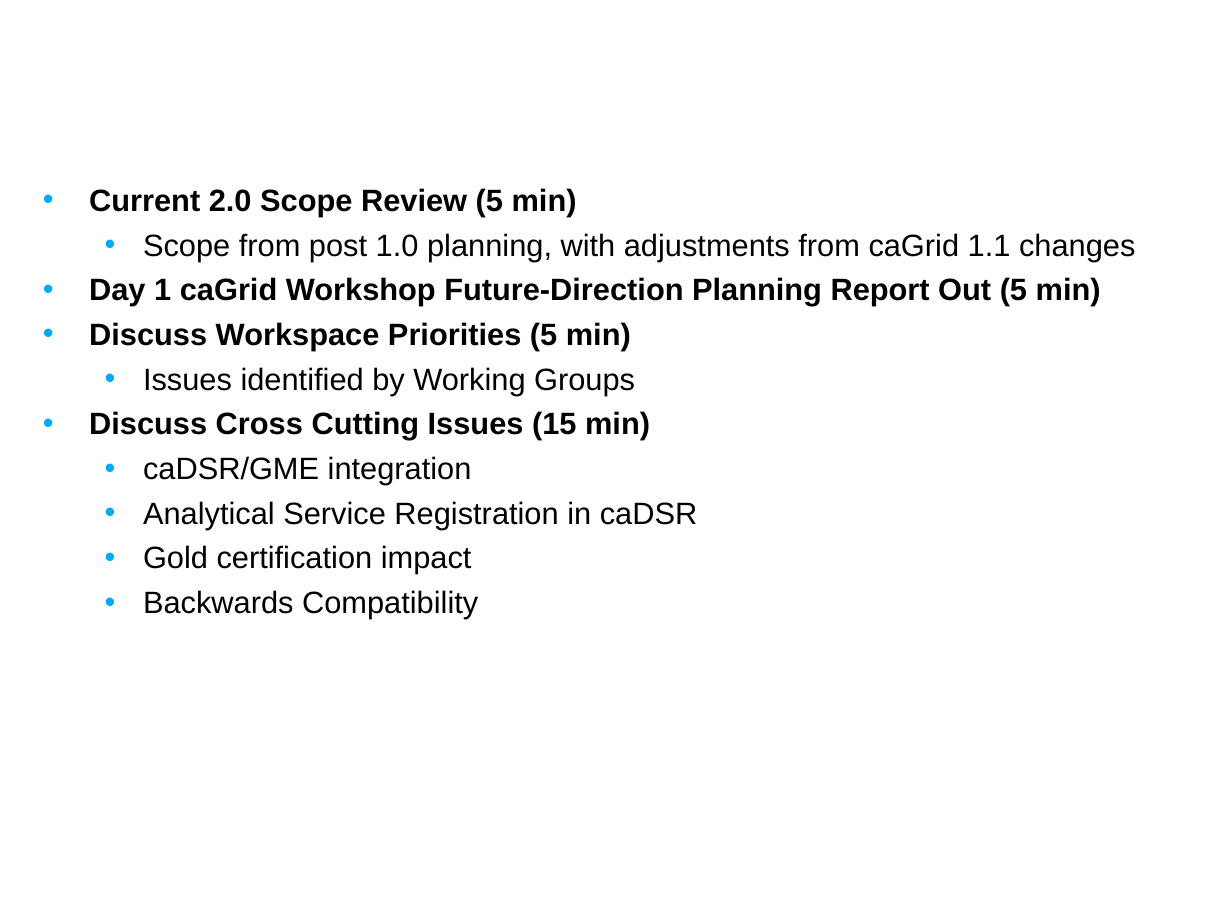
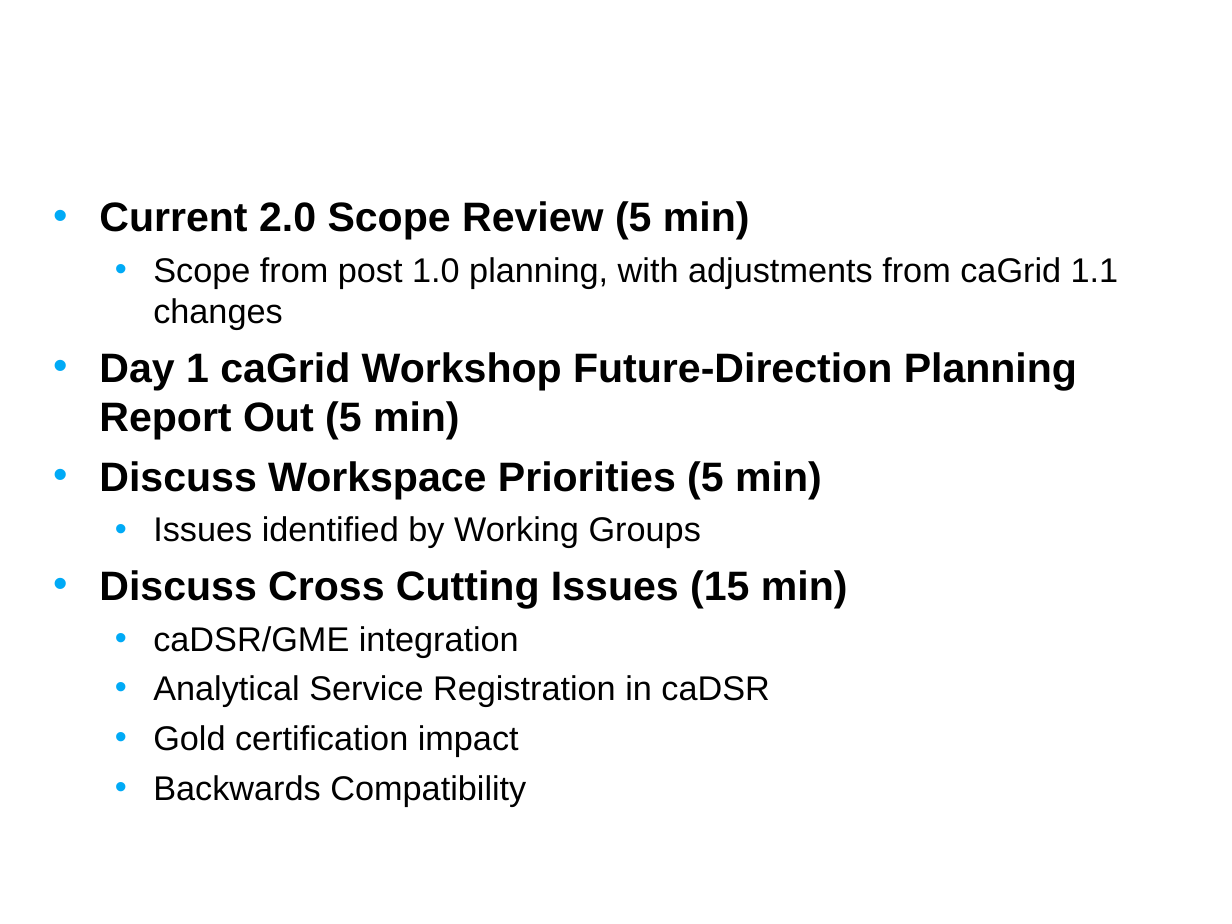
Before and after one commit to NCIP/cagrid-portal, a slide deck: slide 2 of cagrid-1-0/Documentation/presentations/200708_VCDE_ARCH/20070807_Day2_caGrid-2.0_Plans.ppt. Drawn at 1232x924 pixels with LibreOffice and Linux fonts; fonts in the diff are those of the drawing; background and template pictures are left out. Boxes give left, top, right and bottom in pixels: in the first picture for what was removed or moved away, otherwise in the second. Text is boxed around its words. In the diff, an @@ line names an element or a change of style, - is before the commit and + after.

```diff
--- a/cagrid-1-0/Documentation/presentations/200708_VCDE_ARCH/20070807_Day2_caGrid-2.0_Plans.ppt
+++ b/cagrid-1-0/Documentation/presentations/200708_VCDE_ARCH/20070807_Day2_caGrid-2.0_Plans.ppt
@@ text "Current 2.0 Scope Review (5 ...": place and size @@
-text "Current 2.0 Scope Review (5 ..." at bbox=[89, 188, 1135, 619]
+text "Current 2.0 Scope Review (5 ..." at bbox=[99, 201, 1119, 806]
@@ text "Current 2.0 Scope Review (5 ..." at bbox=[99, 201, 1119, 806]: size 18 to 24 pt in "Current 2.0 Scope Review (5 min)", "Day 1 caGrid Workshop Future-Direction Planning Report ...", "Discuss Workspace Priorities (5 min)", "Discuss Cross Cutting Issues (15 min)"; size 18 to 20 pt in "Scope from post 1.0 planning, with adjustments ...", "Issues identified by Working Groups", "caDSR/GME integration", "Analytical Service Registration in caDSR" and 2 more places; more space between paragraphs @@
```
Also in this commit, not shown: 9 slides added, 8 slides removed.
